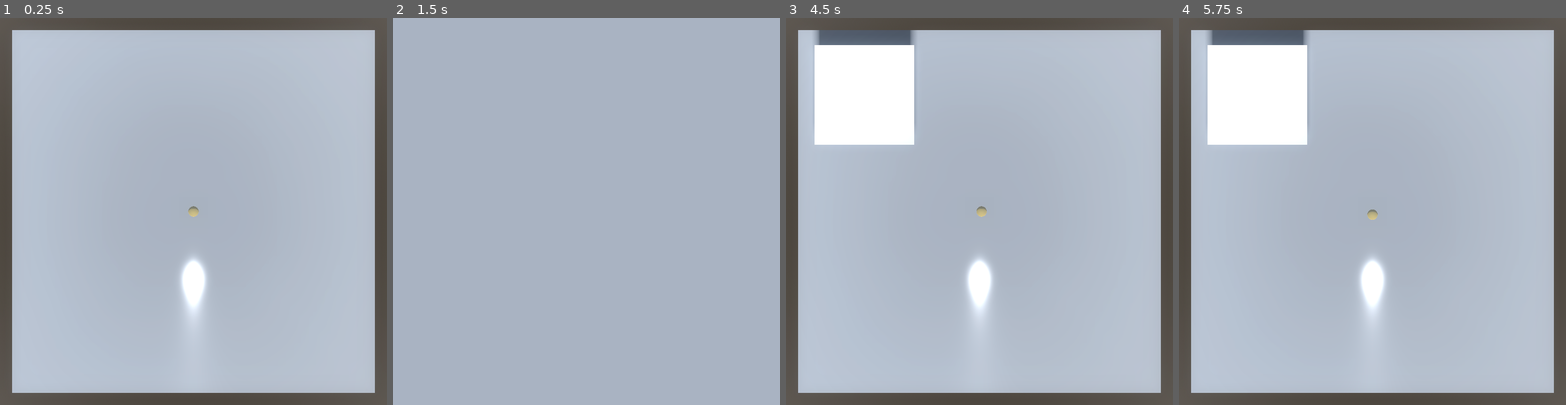
Above: before the commit, frames 1-4 (left to right).
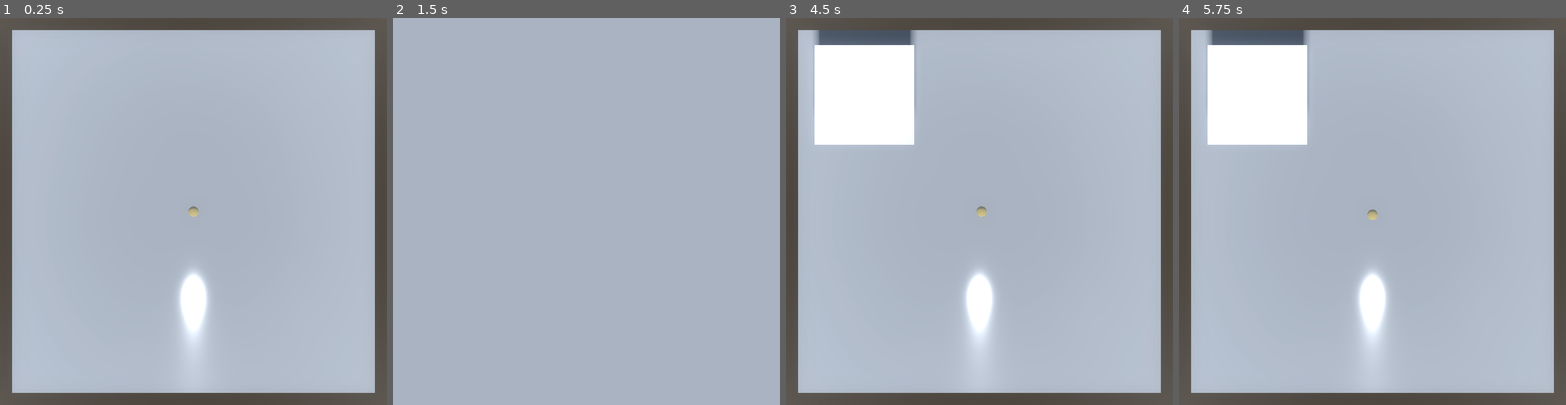
Above: after the commit, the same moments.

Repository: ZhekaHauska/chicken
Game: Godot game, scene res://scenes/Env.tscn
The game is run twice, just before and just after one commit, with the same random seed, the same clock (stepped at 60 frames per second) and the same inputs.
Inputs:
- Up to frame 1 (0.25 s): no input
- Up to frame 2 (1.5 s): tap Enter at 0.5 s; hold Right (move_right) 0.53-1.28 s; tap Space (eat) at 0.6, 1.25 s; hold Down (move_down) from 1.28 s (still down); tap C (change_camera) at 1.35 s
- Up to frame 3 (4.5 s): tap Space (eat) at 1.55, 2.1, 2.75, 3.05, 3.6, 4.25 s; tap Enter at 2, 3.5 s; release Down (move_down) at 2.03 s; hold Right (move_right) 2.03-2.78 s; hold Up (move_up) 2.78-3.53 s; tap F (show_fpv_preview) at 2.85 s; hold Left (move_left) from 3.53 s (still down); tap C (change_camera) at 4.35 s
- Up to frame 4 (5.75 s): tap Space (eat) at 4.55, 5.1 s; release Left (move_left) at 5.03 s; hold Down (move_down) from 5.03 s (still down)

The runs differ from the first frame. In frame 1, 0.9% of the frame differs, in the area x 46-54%, y 61-84%; in frame 2, nothing differs; in frame 3, 0.9%; in frame 4, 0.9%.
Error in both runs: Invalid call. Nonexistent 'int' constructor. (res://scripts/Env.gd:66)

Commit message:
cleanup code; restrict movement of food items

Diff:
--- a/scenes/Env.tscn
+++ b/scenes/Env.tscn
@@ -7,6 +7,10 @@
 [ext_resource type="Script" path="res://scripts/Reward.gd" id="12"]
 
 [sub_resource type="CameraAttributesPractical" id="CameraAttributesPractical_5wnix"]
+
+[sub_resource type="PhysicsMaterial" id="PhysicsMaterial_10t40"]
+rough = true
+absorbent = true
 
 [sub_resource type="BoxShape3D" id="BoxShape3D_hygbk"]
 size = Vector3(35, 1, 35)
@@ -20,6 +24,7 @@
 [sub_resource type="CameraAttributesPractical" id="CameraAttributesPractical_6dxg7"]
 
 [sub_resource type="CapsuleShape3D" id="CapsuleShape3D_mkftt"]
+height = 4.804
 
 [sub_resource type="CapsuleMesh" id="CapsuleMesh_traqe"]
 
@@ -77,7 +82,8 @@
 size = 37.377
 
 [node name="Floor" type="StaticBody3D" parent="."]
-transform = Transform3D(1, 0, 0, 0, 1, 0, 0, 0, 1, 0, -1.14365, 0)
+transform = Transform3D(1, 0, 0, 0, 1, 0, 0, 0, 1, 0, -2.44925, 0)
+physics_material_override = SubResource("PhysicsMaterial_10t40")
 
 [node name="CollisionShape3D" type="CollisionShape3D" parent="Floor"]
 shape = SubResource("BoxShape3D_hygbk")
--- a/scenes/food_item.tscn
+++ b/scenes/food_item.tscn
@@ -1,10 +1,22 @@
-[gd_scene load_steps=3 format=3 uid="uid://dhchdpr675msj"]
+[gd_scene load_steps=4 format=3 uid="uid://dhchdpr675msj"]
 
 [ext_resource type="Script" path="res://scripts/FoodItem.gd" id="1_m125k"]
+
+[sub_resource type="PhysicsMaterial" id="PhysicsMaterial_6ke0m"]
+rough = true
+absorbent = true
 
 [sub_resource type="SphereShape3D" id="SphereShape3D_fw421"]
 
 [node name="FoodItem" type="RigidBody3D"]
+axis_lock_linear_x = true
+axis_lock_linear_z = true
+axis_lock_angular_x = true
+axis_lock_angular_y = true
+axis_lock_angular_z = true
+physics_material_override = SubResource("PhysicsMaterial_6ke0m")
+continuous_cd = true
+linear_damp = 1.01
 script = ExtResource("1_m125k")
 
 [node name="Area3D" type="Area3D" parent="."]
--- a/scripts/Chicken.gd
+++ b/scripts/Chicken.gd
@@ -6,7 +6,7 @@
 var item = null
 signal got_reward(reward)
 
-func _input(event):
+func _input(_event):
 	if Input.is_action_pressed('move_left'):
 		move(-0.1, 0)
 	if Input.is_action_pressed('move_right'):
@@ -39,8 +39,8 @@
 	else:
 		reward = -1
 
-func act(x, y, eat):
+func act(x, y, peck):
 	reward = 0
 	move(x, y)
-	if eat:
+	if peck:
 		eat()
--- a/scripts/Env.gd
+++ b/scripts/Env.gd
@@ -85,7 +85,7 @@
 
 	print('Environment is ready for use')
 
-func _input(event):
+func _input(_event):
 	if Input.is_action_just_pressed("reset"):
 		reset()
 		OS.delay_msec(50)
@@ -98,7 +98,7 @@
 		var view = $TestViewport
 		view.visible = not view.visible
 
-func _process(delta):
+func _process(_delta):
 	if connected:
 		var message = _get_dict_json_message()
 		if wait_client:
@@ -128,7 +128,7 @@
 
 	var json_string = file.get_as_text()
 	var test_json_conv = JSON.new()
-	var err = test_json_conv.parse(json_string)
+	test_json_conv.parse(json_string)
 	var parse_result = test_json_conv.get_data()
 
 	file.close()
@@ -148,7 +148,6 @@
 	var grid_size = field_scale / field_size
 	var set_weights = config_dict['weights']
 	var sets = config_dict['sets']
-	var mesh_path = "res://assets/shapes/%s.obj"
 
 	for row in range(field_size):
 		x = start
@@ -169,7 +168,7 @@
 func _set_sensor_size(size):
 	var v_size = Vector2i(size[0], size[1])
 	var view: SubViewport = $Chicken/RGBCameraSensor3D/SubViewport
-	view.size = size
+	view.size = v_size
 
 func _set_fov(fov):
 	var cam: Camera3D = $Chicken/FOVCamera
@@ -184,7 +183,7 @@
 	print("Trying to connect to server")
 	client = StreamPeerTCP.new()
 
-	var connect = client.connect_to_host(ip, port)
+	client.connect_to_host(ip, port)
 	client.poll()
 	var status = client.get_status()
 
@@ -192,7 +191,7 @@
 		client.poll()
 		status = client.get_status()
 
-	var connected = status == 2
+	connected = status == 2
 	if not connected:
 		print("Failed connecting to sever!")
 
@@ -204,7 +203,7 @@
 		get_tree().quit()
 
 func _send_dict_as_json_message(dict):
-	client.put_string(JSON.new().stringify(dict))
+	client.put_string(JSON.stringify(dict))
 
 func _get_dict_json_message():
 	while client.get_available_bytes() == 0:
Not shown: 1 places in scenes/Env.tscn that only renumber resources
